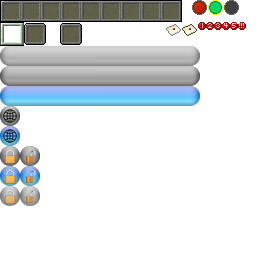
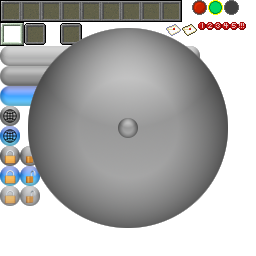
The second (256, 256) image is a revision of the first. Changes to its layers:
added group "New" with 2 layers in group "Buttons" over box(28, 28, 228, 228)
added layer "Layer #3" in group "New" over box(118, 118, 138, 138)
added layer "Layer #2" in group "New" over box(28, 28, 228, 228)
added layer "Transformation" in group "Main" over box(100, 66, 191, 106)
added layer "Transformation #1" in group "Main" over box(9, 66, 100, 106)
added layer "Layer #23" in group "Main" over box(0, 66, 200, 106)
hid "Unsel" over box(0, 66, 200, 86)
hid "Sel" over box(0, 86, 200, 106)
